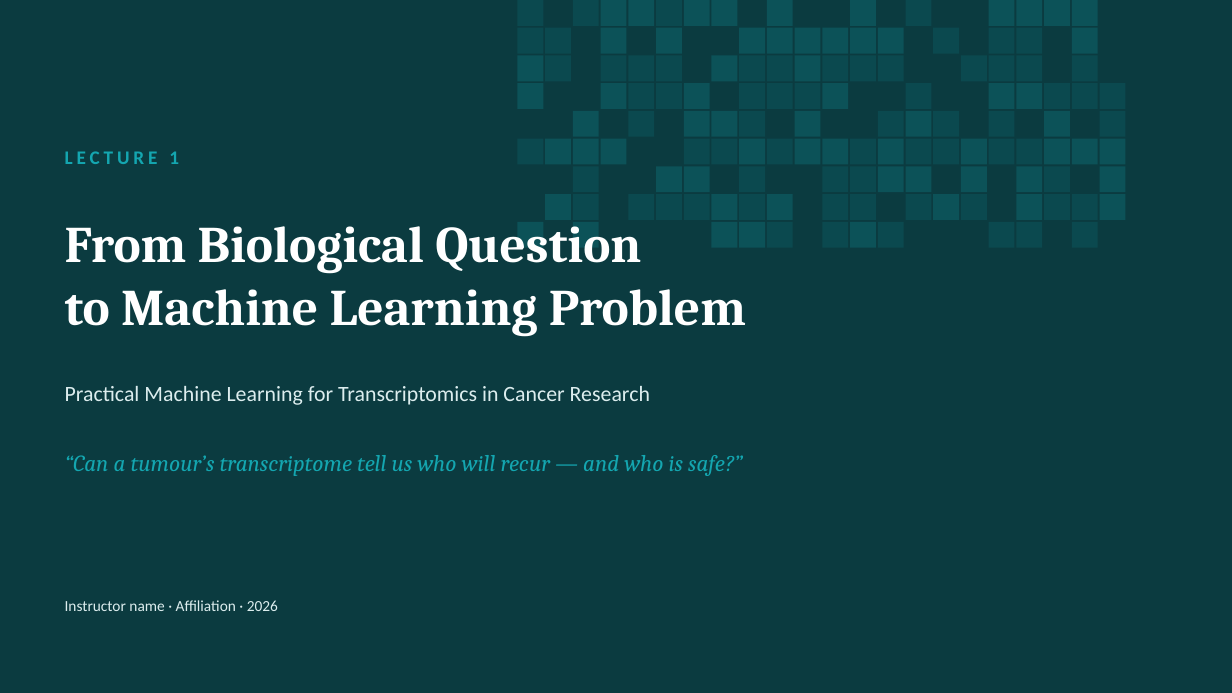
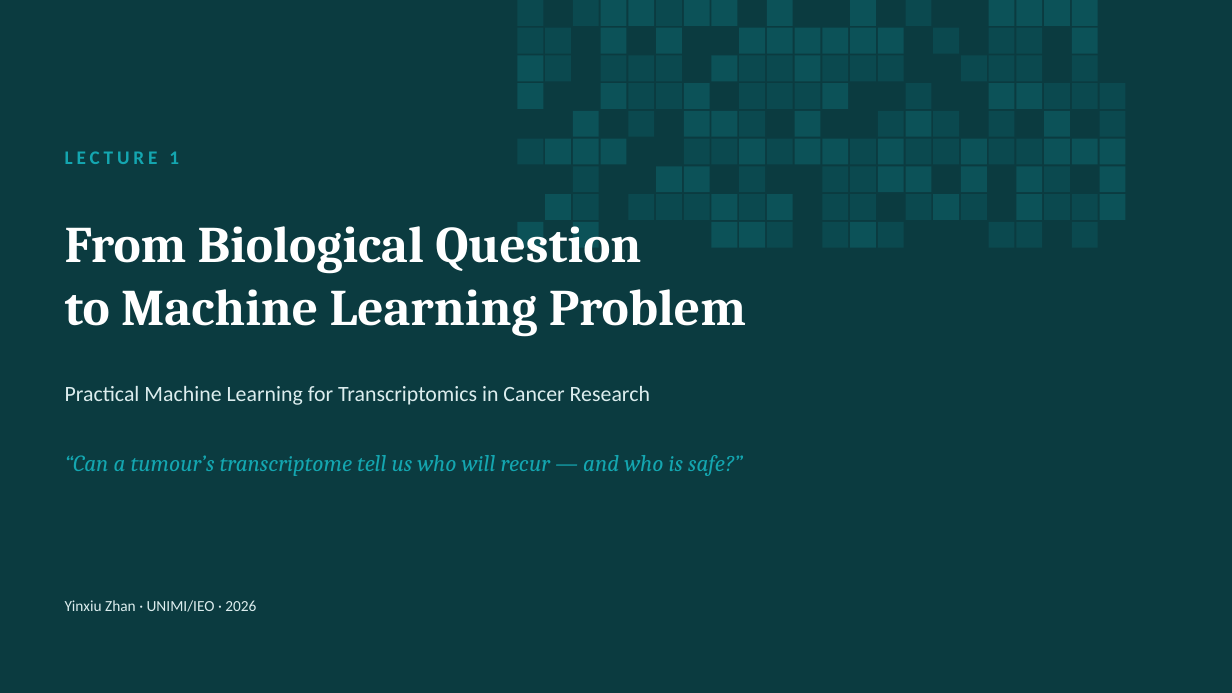
Before and after one commit to zhanyinx/ml26, a slide deck: slide 1 of lessons/lesson01_biological_question/theory/slides/Lecture1 - From Biological Question to ML Problem.pptx. Drawn at 1232x693 pixels with LibreOffice and Linux fonts; fonts in the diff are those of the drawing. Boxes give left, top, right and bottom in pixels: in the first picture for what was removed or moved away, otherwise in the second. Text is boxed around its words. In the diff, an @@ line names an element or a change of style, - is before the commit and + after.

```diff
--- a/lessons/lesson01_biological_question/theory/slides/Lecture1 - From Biological Question to ML Problem.pptx
+++ b/lessons/lesson01_biological_question/theory/slides/Lecture1 - From Biological Question to ML Problem.pptx
@@ text at (x1=65, y1=600, x2=256, y2=612): text changed @@
-Instructor name · Affiliation · 2026
+Yinxiu Zhan · UNIMI/IEO · 2026
```
Also in this commit, not shown: 6 other slides changed, 4 other files.
